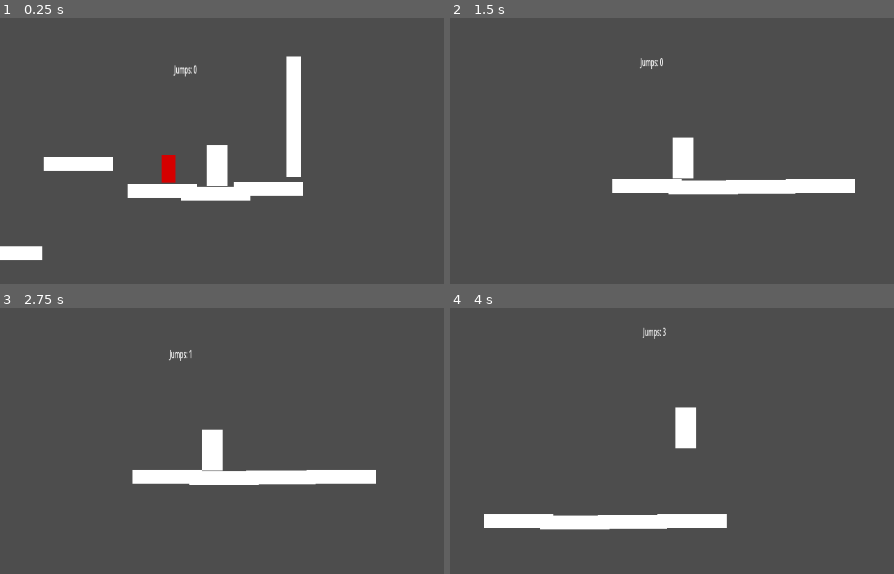
Above: before the commit, frames 1-4 (two rows, left to right).
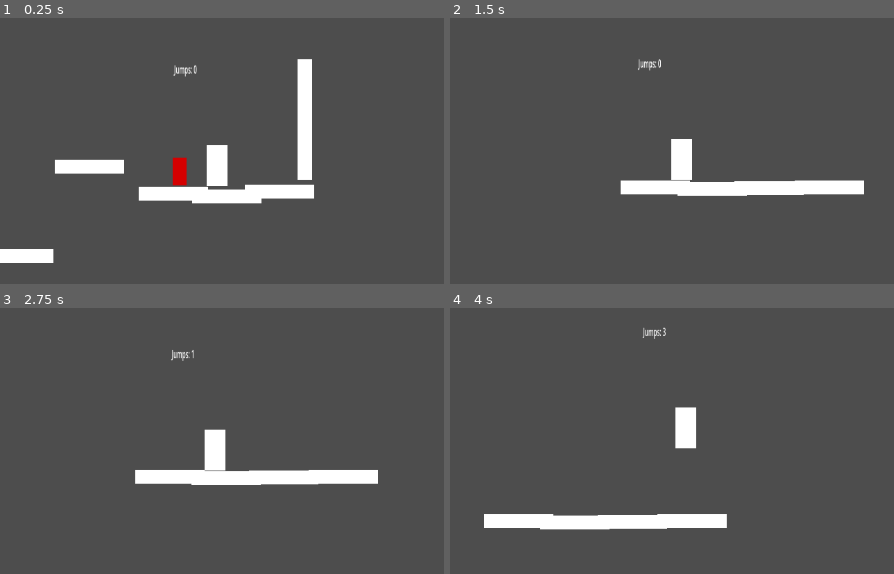
Above: after the commit, the same moments.

Repository: Zac-code/13DT_work
Game: Godot game, scene res://scenes(maps n stuff)/level1.tscn
The game is run twice, just before and just after one commit, with the same random seed, the same clock (stepped at 60 frames per second) and the same inputs.
Inputs:
- Up to frame 1 (0.25 s): no input
- Up to frame 2 (1.5 s): tap Enter (ui_accept) at 0.5, 0.77 s; hold Right (ui_right) from 0.53 s (still down)
- Up to frame 3 (2.75 s): tap Enter (ui_accept) at 1.52 s; release Right (ui_right) at 2.03 s; hold Left (ui_left) from 2.03 s (still down)
- Up to frame 4 (4 s): release Left (ui_left) at 2.78 s; hold Right (ui_right) from 2.78 s (still down); tap Enter (ui_accept) at 3.02, 3.77 s

The runs differ from the first frame. In frame 1, 5.1% of the frame differs, in the area x 0-71%, y 14-93%; in frame 2, 1.3%; in frame 3, 0.5%; in frame 4, less than 0.1%.

Commit message:
working on pause button

Diff:
--- a/13-dtdungeonfighter/assets/player.tscn
+++ b/13-dtdungeonfighter/assets/player.tscn
@@ -31,3 +31,31 @@
 position = Vector2(526, -118)
 zoom = Vector2(0.5, 1)
 position_smoothing_enabled = true
+
+[node name="PauseMenu" type="CanvasLayer" parent="." unique_id=86971183]
+process_mode = 3
+
+[node name="PausePanel" type="Control" parent="PauseMenu" unique_id=763637316]
+layout_mode = 3
+anchors_preset = 0
+offset_right = 40.0
+offset_bottom = 40.0
+metadata/_edit_use_anchors_ = true
+
+[node name="ColorRect" type="ColorRect" parent="PauseMenu/PausePanel" unique_id=671124143]
+layout_mode = 0
+offset_left = -593.0
+offset_top = -415.0
+offset_right = -351.0
+offset_bottom = -346.0
+color = Color(0, 1, 1, 1)
+
+[node name="Label" type="Label" parent="PauseMenu/PausePanel" unique_id=2127629161]
+layout_mode = 0
+offset_left = -583.0
+offset_top = -408.0
+offset_right = -364.0
+offset_bottom = -353.0
+theme_override_colors/font_color = Color(1, 0, 0, 1)
+text = "Pause
+"
--- /dev/null
+++ b/13-dtdungeonfighter/pause_menu.gd
@@ -0,0 +1,20 @@
+extends CanvasLayer
+
+@onready var pause_panel: Control = $PausePanel
+
+
+func _ready() -> void:
+	# Allow this script and pause menu to work while the game is paused.
+	process_mode = Node.PROCESS_MODE_ALWAYS
+	pause_panel.hide()
+
+
+func _unhandled_input(event: InputEvent) -> void:
+	if event.is_action_pressed("ui_cancel"):
+		toggle_pause()
+
+
+func toggle_pause() -> void:
+	var is_paused := not get_tree().paused
+	get_tree().paused = is_paused
+	pause_panel.visible = is_paused
--- a/13-dtdungeonfighter/project.godot
+++ b/13-dtdungeonfighter/project.godot
@@ -19,6 +19,18 @@
 
 player=""
 
+[input]
+
+pause={
+"deadzone": 0.2,
+"events": []
+}
+"pause unpause"={
+"deadzone": 0.2,
+"events": [Object(InputEventKey,"resource_local_to_scene":false,"resource_name":"","device":-1,"window_id":0,"alt_pressed":false,"shift_pressed":false,"ctrl_pressed":false,"meta_pressed":false,"pressed":false,"keycode":0,"physical_keycode":4194305,"key_label":0,"unicode":0,"location":0,"echo":false,"script":null)
+]
+}
+
 [physics]
 
 3d/physics_engine="Jolt Physics"
--- a/13-dtdungeonfighter/scenes(maps n stuff)/level1.tscn
+++ b/13-dtdungeonfighter/scenes(maps n stuff)/level1.tscn
@@ -57,7 +57,7 @@
 next_level = ExtResource("3_750so")
 
 [node name="player" parent="." unique_id=1532654129 instance=ExtResource("4_et6da")]
-position = Vector2(618, -198)
+position = Vector2(586, -202)
 
 [node name="StaticBody2D11" parent="." unique_id=1188552312 instance=ExtResource("1_7w4ah")]
 position = Vector2(615, -135)
Not shown, added: 13-dtdungeonfighter/pause_menu.gd.uid
